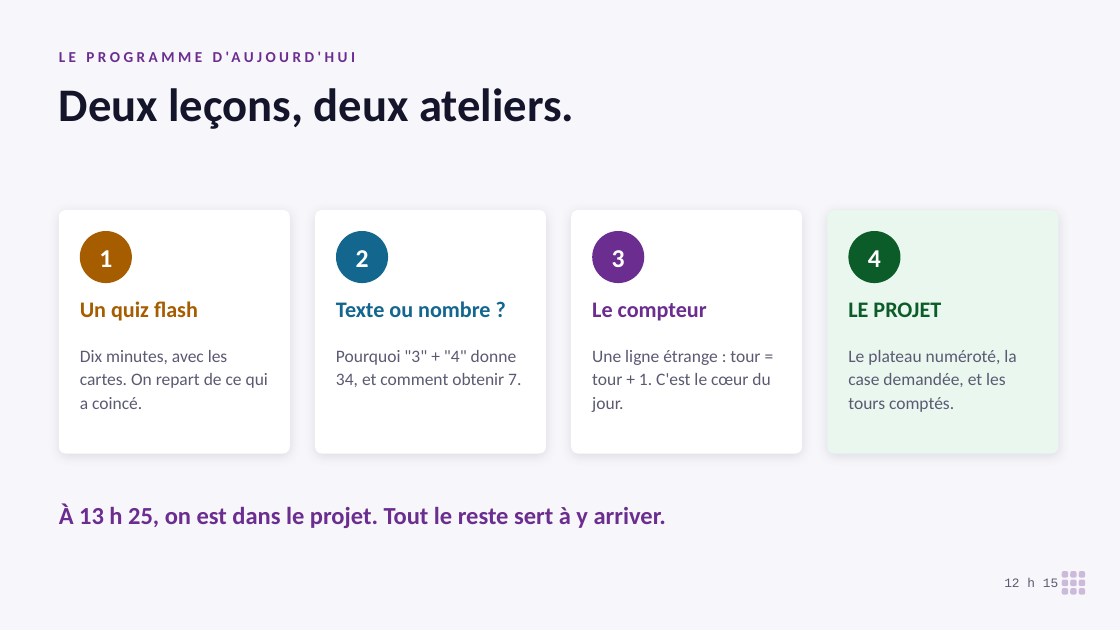
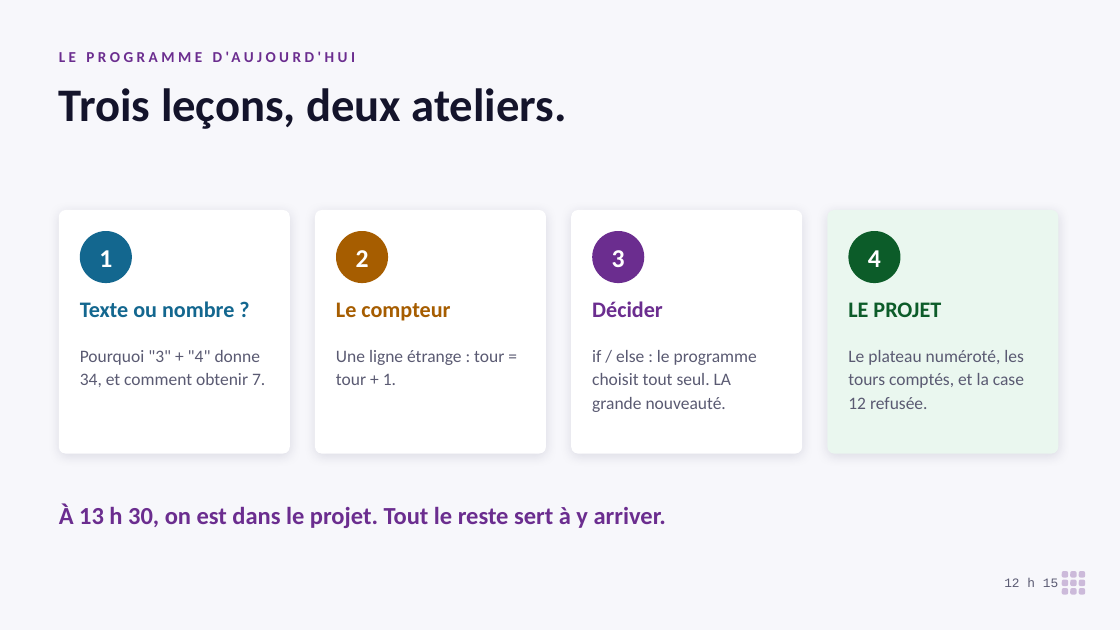
Before and after one commit to koffipierredamien/python-learning, a slide deck: slide 3 of 2-seances/S04-le-jeu-compte/a-projeter/seance-4-projection.pptx. Drawn at 1120x630 pixels with LibreOffice and Linux fonts; fonts in the diff are those of the drawing. Boxes give left, top, right and bottom in pixels: in the first picture for what was removed or moved away, otherwise in the second. Text is boxed around its words. In the diff, an @@ line names an element or a change of style, - is before the commit and + after.

```diff
--- a/2-seances/S04-le-jeu-compte/a-projeter/seance-4-projection.pptx
+++ b/2-seances/S04-le-jeu-compte/a-projeter/seance-4-projection.pptx
@@ text at (59, 88, 567, 129): text changed @@
-Deux leçons, deux ateliers.
+Trois leçons, deux ateliers.
@@ ellipse at (80, 231, 132, 283): fill #A65D00 to #13678F @@
@@ ellipse at (336, 231, 388, 283): fill #13678F to #A65D00 @@
@@ text at (80, 301, 234, 317): text changed; text colour #A65D00 to #13678F @@
-Un quiz flash
+Texte ou nombre ?
@@ text at (336, 302, 450, 321): text changed; text colour #13678F to #A65D00 @@
-Texte ou nombre ?
+Le compteur
@@ text at (592, 301, 663, 317): text changed @@
-Le compteur
+Décider
@@ text at (80, 350, 265, 387): text changed @@
-Dix minutes, avec les cartes. On repart de ce qui a coincé.
+Pourquoi "3" + "4" donne 34, et comment obtenir 7.
@@ text at (336, 350, 504, 385): text changed @@
-Pourquoi "3" + "4" donne 34, et comment obtenir 7.
+Une ligne étrange : tour = tour + 1.
@@ text at (592, 350, 757, 412): text changed @@
-Une ligne étrange : tour = tour + 1. C'est le cœur du jour.
+if / else : le programme choisit tout seul. LA grande nouveauté.
@@ text at (848, 350, 1024, 409): text changed @@
-Le plateau numéroté, la case demandée, et les tours comptés.
+Le plateau numéroté, les tours comptés, et la case 12 refusée.
@@ text at (59, 504, 666, 528): text changed @@
-À 13 h 25, on est dans le projet. Tout le reste sert à y arriver.
+À 13 h 30, on est dans le projet. Tout le reste sert à y arriver.
```
Also in this commit, not shown: 14 other slides changed, 5 slides added, 2 slides removed, 15 other files.
